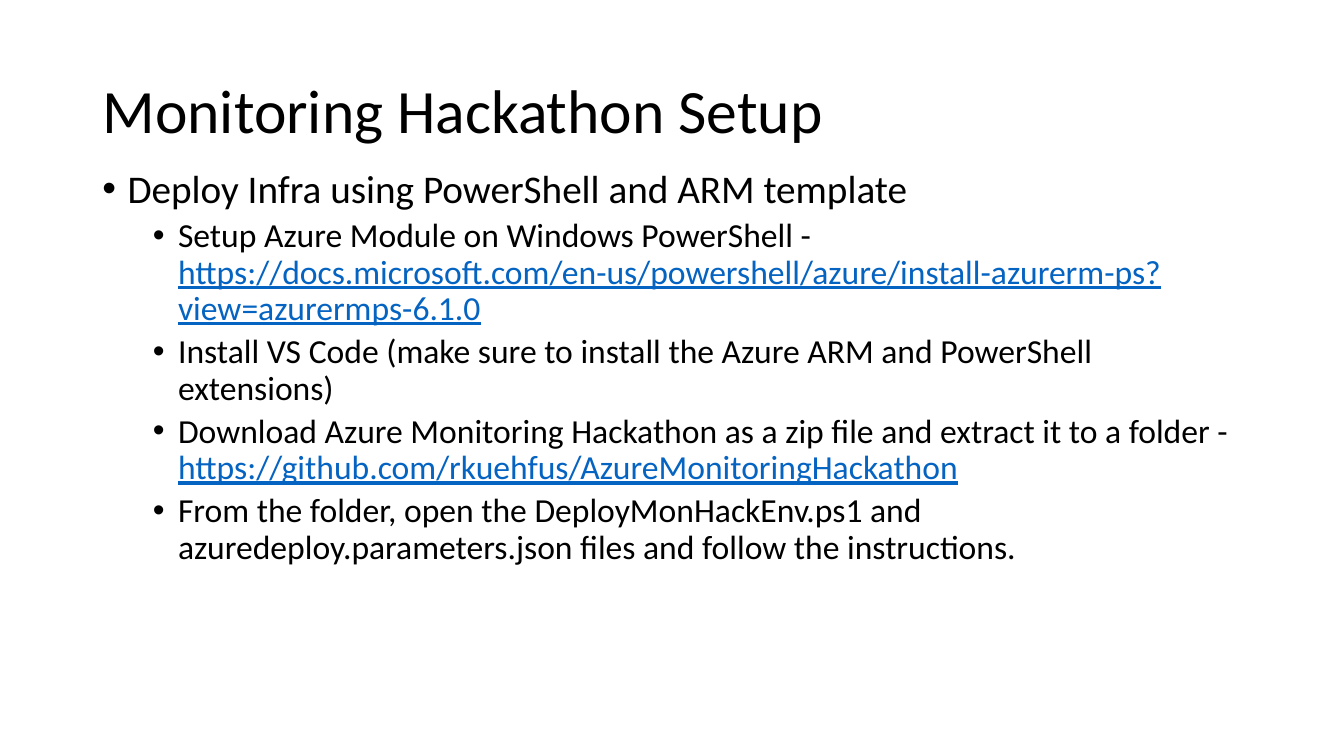
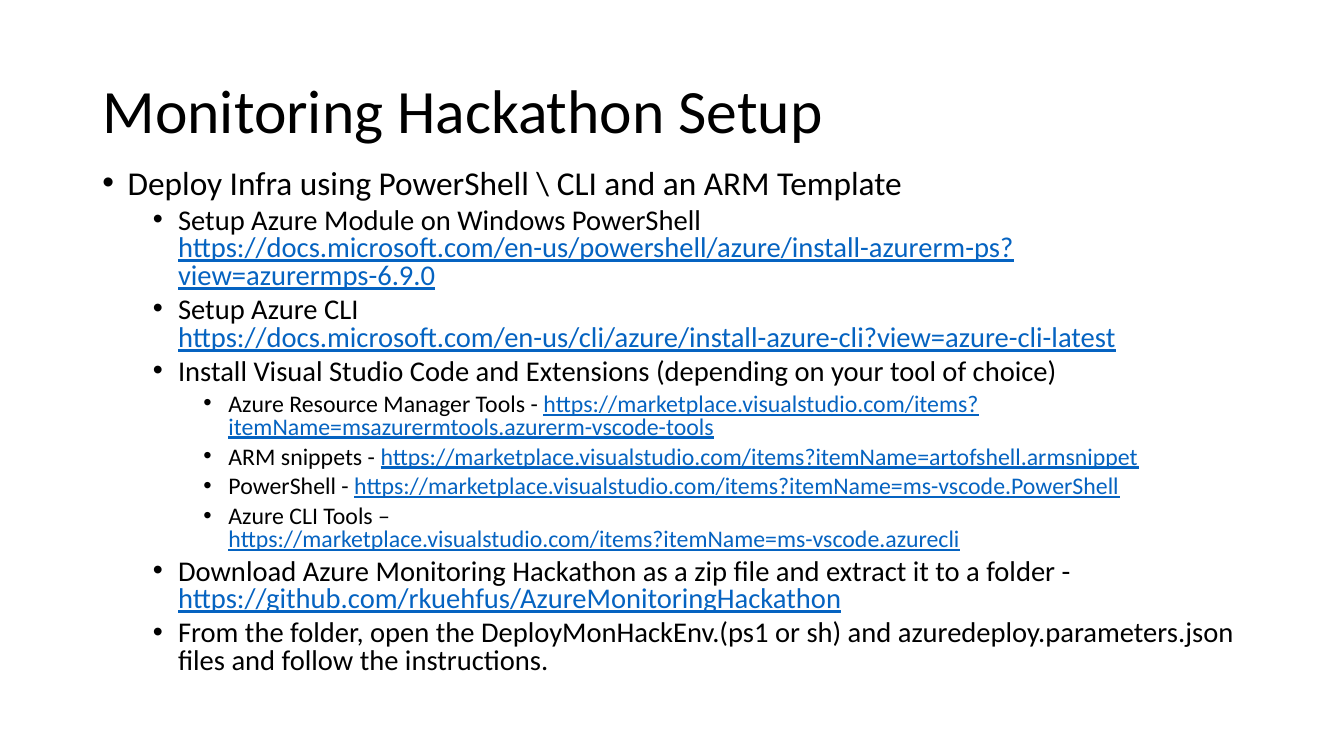
Before and after one commit to rkuehfus/AzureMonitoringHackathon, a slide deck: slide 5 of decks/Azure Monitoring Hackathon.pptx. Drawn at 1344x756 pixels with LibreOffice and Linux fonts; fonts in the diff are those of the drawing. Boxes give left, top, right and bottom in pixels: in the first picture for what was removed or moved away, otherwise in the second. Text is boxed around its words. In the diff, an @@ line names an element or a change of style, - is before the commit and + after.

Commit message:
Add Azure Monitor Automation Challenge

```diff
--- a/decks/Azure Monitoring Hackathon.pptx
+++ b/decks/Azure Monitoring Hackathon.pptx
@@ text at [128, 172, 1138, 551]: text changed; size 24 to 17 pt; text colour #000000 to #0563C1 @@
-• Deploy Infra using PowerShell and ARM template
-  • Setup Azure Module on Windows PowerShell - https://docs.microsoft.com/en-us/powershell/azure/install-azurerm-ps?view=azurermps-6.1.0
-  • Install VS Code (make sure to install the Azure ARM and PowerShell extensions)
+• Deploy Infra using PowerShell \ CLI and an ARM Template
+  • Setup Azure Module on Windows PowerShell
+    https://docs.microsoft.com/en-us/powershell/azure/install-azurerm-ps?view=azurermps-6.9.0
+  • Setup Azure CLI
+    https://docs.microsoft.com/en-us/cli/azure/install-azure-cli?view=azure-cli-latest
+  • Install Visual Studio Code and Extensions (depending on your tool of choice)
+    • Azure Resource Manager Tools - https://marketplace.visualstudio.com/items?itemName=msazurermtools.azurerm-vscode-tools
+    • ARM snippets - https://marketplace.visualstudio.com/items?itemName=artofshell.armsnippet
+    • PowerShell - https://marketplace.visualstudio.com/items?itemName=ms-vscode.PowerShell
+    • Azure CLI Tools –
+      https://marketplace.visualstudio.com/items?itemName=ms-vscode.azurecli
@@ text at [178, 561, 1055, 613]: size 24 to 20.4 pt in "Download Azure Monitoring Hackathon as a zip ..."; line spacing 0.9 to 0.8 @@
@@ text at [178, 621, 1233, 671]: text changed; size 24 to 20.4 pt @@
-  • From the folder, open the DeployMonHackEnv.ps1 and azuredeploy.parameters.json files and follow the instructions.
+  • From the folder, open the DeployMonHackEnv.(ps1 or sh) and azuredeploy.parameters.json files and follow the instructions.
```
Also in this commit, not shown: 1 other slide changed, 1 slide added, 3 other files.
